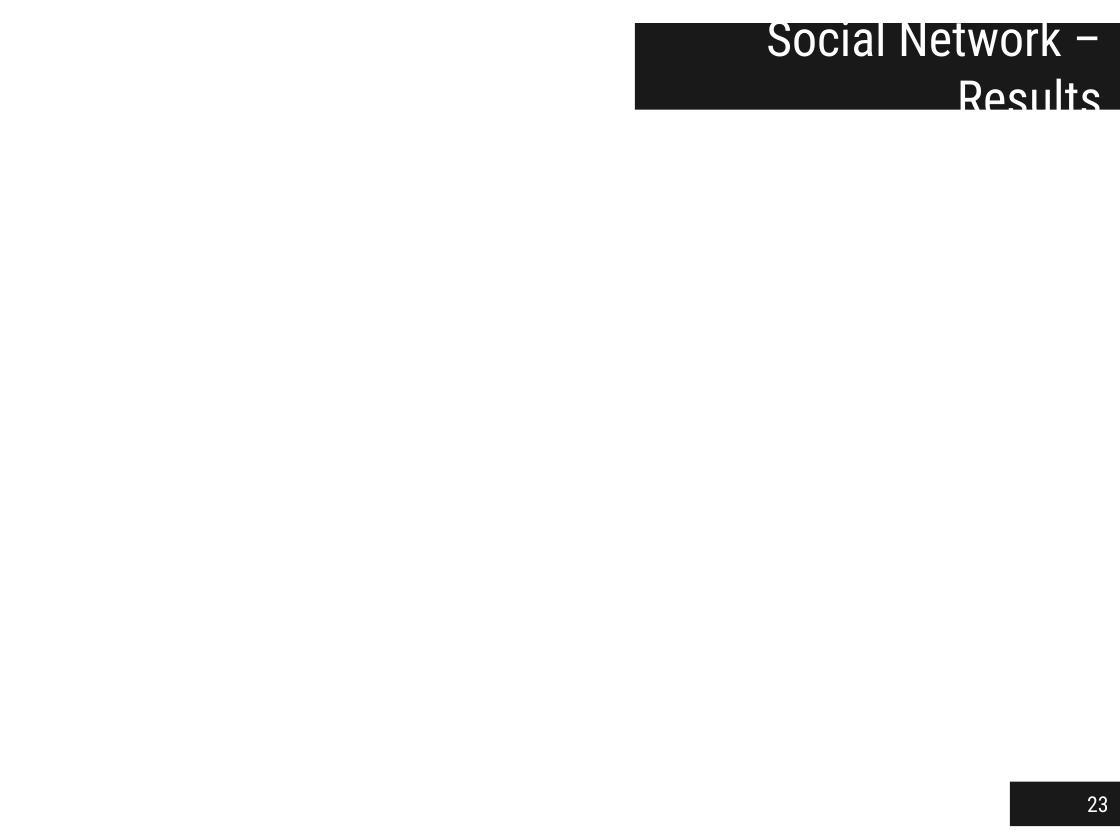
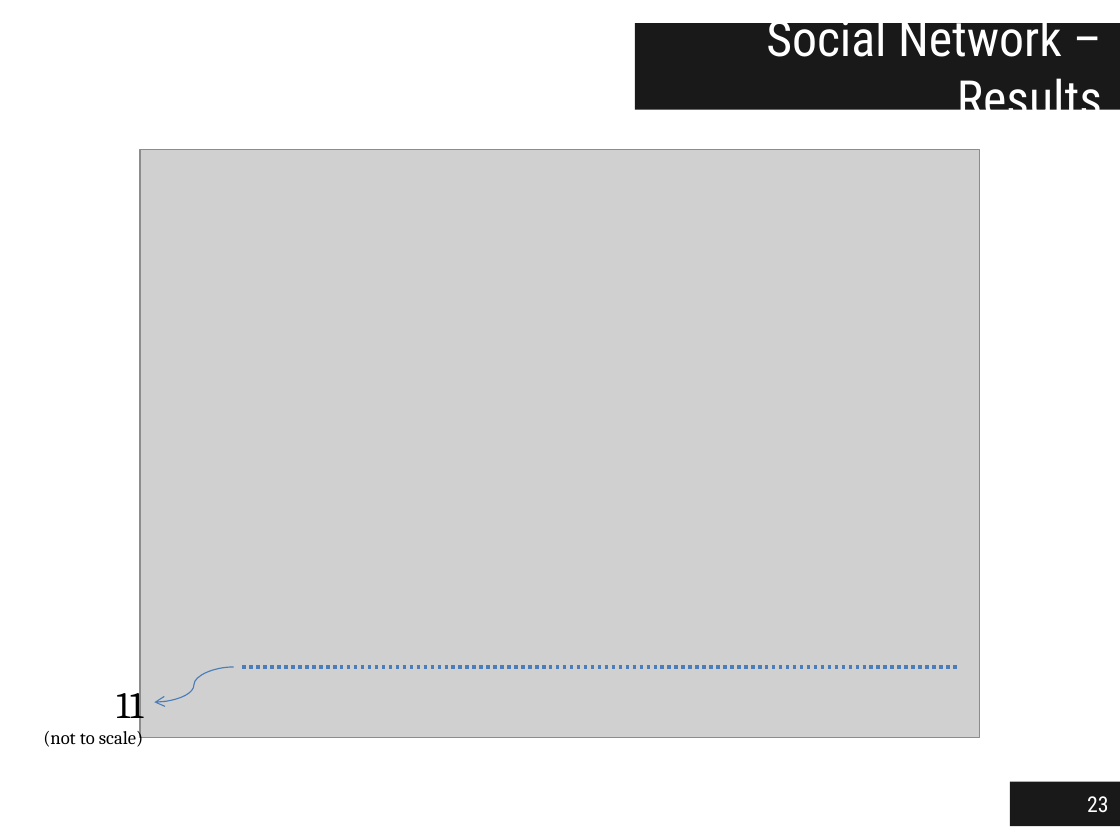
Before and after one commit to jgradim/thesis, a slide deck: slide 23 of presentations/jgradim-presentation.pptx. Drawn at 1120x840 pixels with LibreOffice and Linux fonts; fonts in the diff are those of the drawing; grey boxes stand for pictures. Boxes give left, top, right and bottom in pixels: in the first picture for what was removed or moved away, otherwise in the second. Text is boxed around its words. In the diff, an @@ line names an element or a change of style, - is before the commit and + after.

```diff
--- a/presentations/jgradim-presentation.pptx
+++ b/presentations/jgradim-presentation.pptx
@@ picture added at (140,149,980,737) @@
@@ text added at (43,683,143,747), 12 pt, text #000000 @@
+11
+(not to scale)
@@ curved arrow added from (234, 666) to (155, 702), #4B7EBC 0.75 pt @@
@@ line added from (243, 666) to (956, 666), #4B7EBC 2.25 pt dashed @@
```
Also in this commit, not shown: 17 other slides changed, 3 slides added, 1 slide removed, 2 other files.
